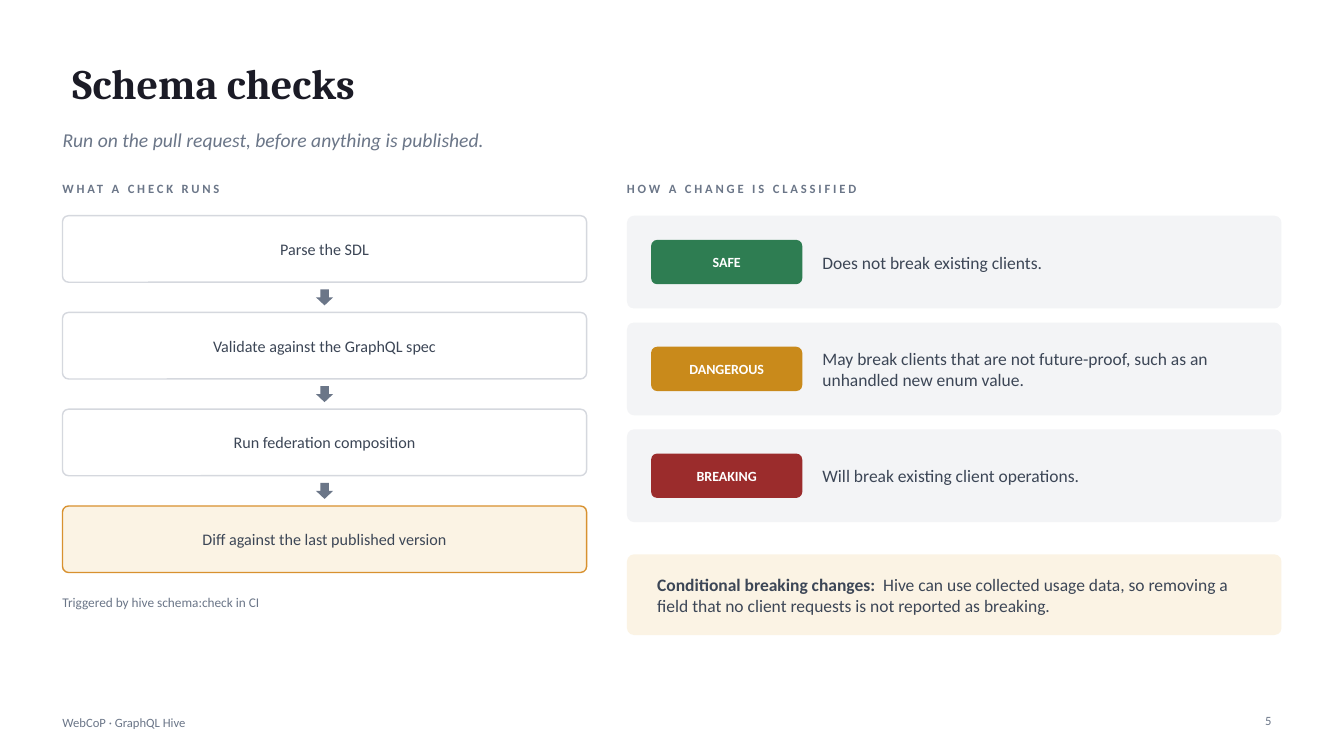
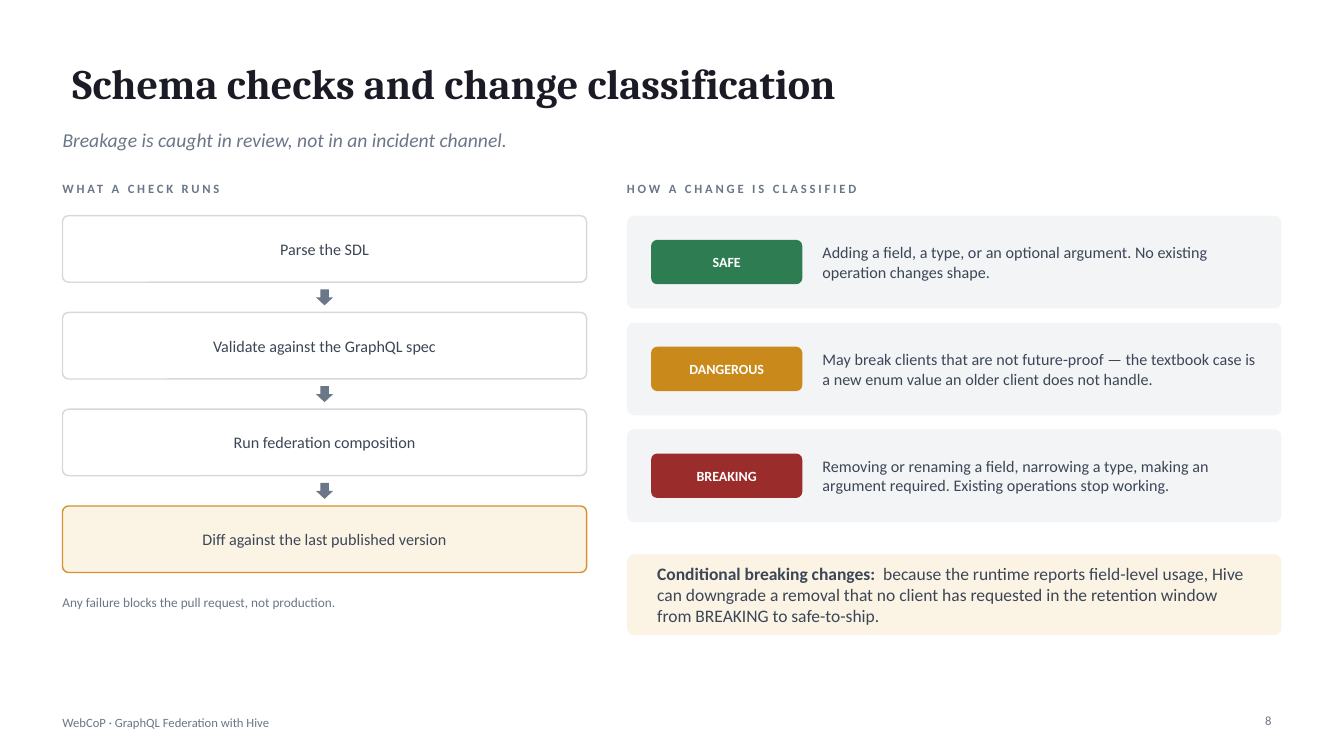
Before and after one commit to aishwarya423/rest-demo, a slide deck: slide 8 of Docs/Hive-docs/WebCoP-Hive-GraphQL.pptx (slide 5 before the commit). Drawn at 1344x756 pixels with LibreOffice and Linux fonts; fonts in the diff are those of the drawing. Boxes give left, top, right and bottom in pixels: in the first picture for what was removed or moved away, otherwise in the second. Text is boxed around its words. In the diff, an @@ line names an element or a change of style, - is before the commit and + after.

```diff
--- a/Docs/Hive-docs/WebCoP-Hive-GraphQL.pptx
+++ b/Docs/Hive-docs/WebCoP-Hive-GraphQL.pptx
@@ title at bbox=[72, 69, 836, 109]: text changed @@
-Schema checks
+Schema checks and change classification
@@ text at bbox=[63, 133, 507, 151]: text changed @@
-Run on the pull request, before anything is published.
+Breakage is caught in review, not in an incident channel.
@@ text at bbox=[822, 247, 1208, 281]: text changed; size 12.5 to 11.5 pt @@
-Does not break existing clients.
+Adding a field, a type, or an optional argument. No existing operation changes shape.
@@ text at bbox=[822, 354, 1255, 385]: text changed; size 12.5 to 11.5 pt @@
-May break clients that are not future-proof, such as an unhandled new enum value.
+May break clients that are not future-proof — the textbook case is a new enum value an older client does not handle.
@@ text at bbox=[822, 461, 1208, 494]: text changed; size 12.5 to 11.5 pt @@
-Will break existing client operations.
+Removing or renaming a field, narrowing a type, making an argument required. Existing operations stop working.
@@ text at bbox=[657, 567, 1243, 625]: text changed @@
-Conditional breaking changes: Hive can use collected usage data, so removing a field that no client requests is not reported as breaking.
+Conditional breaking changes: because the runtime reports field-level usage, Hive can downgrade a removal that no client has requested in the retention window from BREAKING to safe-to-ship.
@@ text at bbox=[62, 598, 336, 609]: text changed @@
-Triggered by hive schema:check in CI
+Any failure blocks the pull request, not production.
@@ text at bbox=[62, 718, 269, 729]: text changed @@
-WebCoP · GraphQL Hive
+WebCoP · GraphQL Federation with Hive
@@ page number at bbox=[1265, 716, 1271, 725]: text changed @@
-5
+8
```
Also in this commit, not shown: 2 other slides changed, 9 slides added, 7 slides removed, 4 other files.
